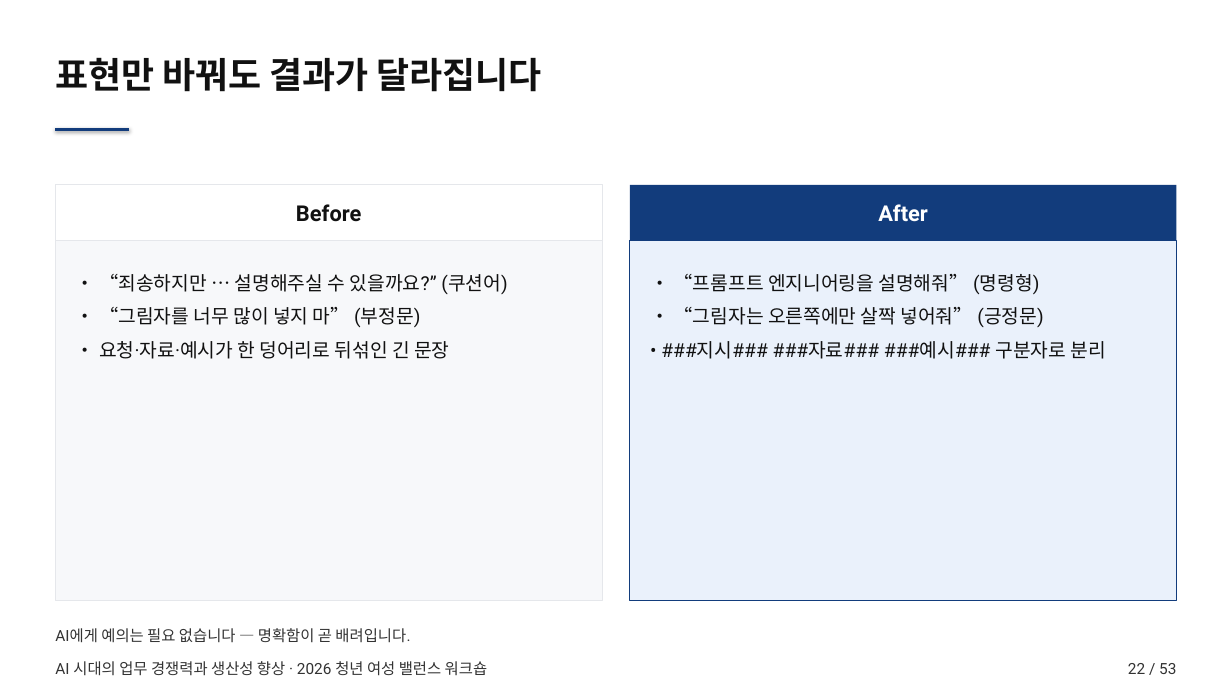
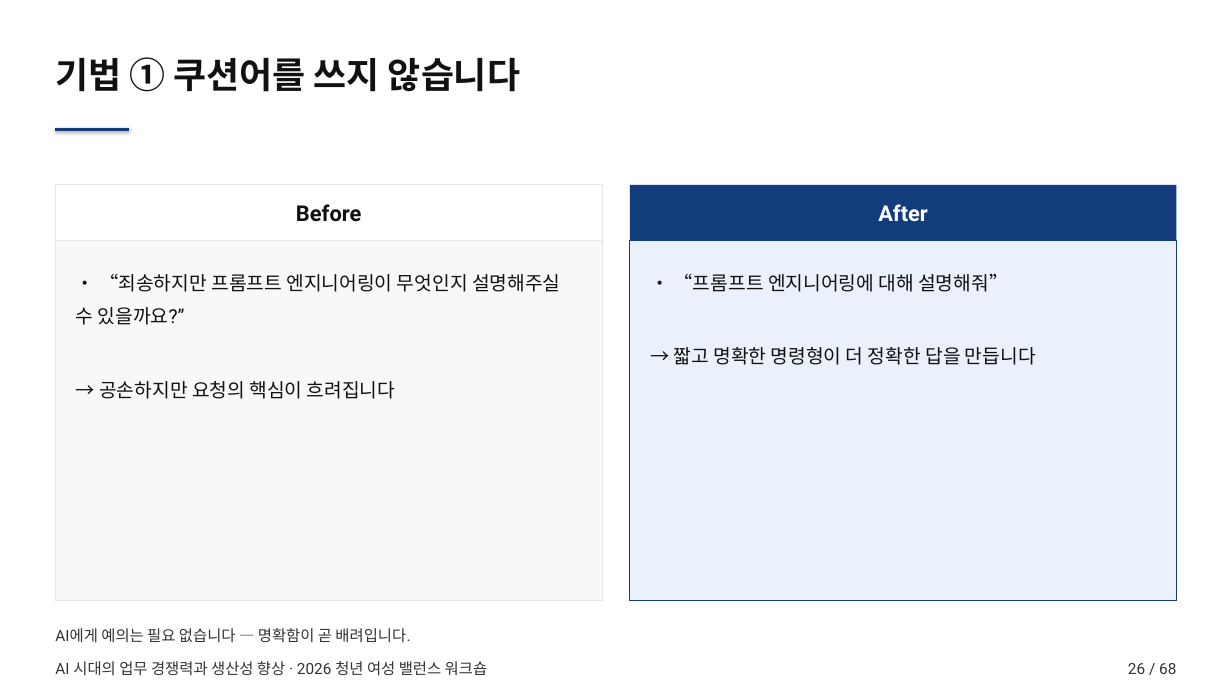
Before and after one commit to smilesjcha/how-to-work-better, a slide deck: slide 26 of lectures/20260723-worklife-ax-workshop/output/worklife-ax-workshop.pptx (slide 22 before the commit). Drawn at 1232x693 pixels with LibreOffice and Linux fonts; fonts in the diff are those of the drawing. Boxes give left, top, right and bottom in pixels: in the first picture for what was removed or moved away, otherwise in the second. Text is boxed around its words. In the diff, an @@ line names an element or a change of style, - is before the commit and + after.

```diff
--- a/lectures/20260723-worklife-ax-workshop/output/worklife-ax-workshop.pptx
+++ b/lectures/20260723-worklife-ax-workshop/output/worklife-ax-workshop.pptx
@@ text at (55,57,520,92): text changed @@
-표현만 바꿔도 결과가 달라집니다
+기법 ① 쿠션어를 쓰지 않습니다
@@ text at (76,274,561,399): text changed @@
-• “죄송하지만 … 설명해주실 수 있을까요?” (쿠션어)
-• “그림자를 너무 많이 넣지 마” (부정문)
-• 요청·자료·예시가 한 덩어리로 뒤섞인 긴 문장
+• “죄송하지만 프롬프트 엔지니어링이 무엇인지 설명해주실 수 있을까요?”
+→ 공손하지만 요청의 핵심이 흐려집니다
@@ text at (674,274,1036,365): text changed @@
-• “프롬프트 엔지니어링을 설명해줘” (명령형)
-• “그림자는 오른쪽에만 살짝 넣어줘” (긍정문)
-• ###지시### ###자료### ###예시### 구분자로 분리
+• “프롬프트 엔지니어링에 대해 설명해줘”
+→ 짧고 명확한 명령형이 더 정확한 답을 만듭니다
@@ text at (1128,663,1176,674): text changed @@
-22 / 53
+26 / 68
```
Also in this commit, not shown: 51 other slides changed, 15 slides added, 6 other files.
